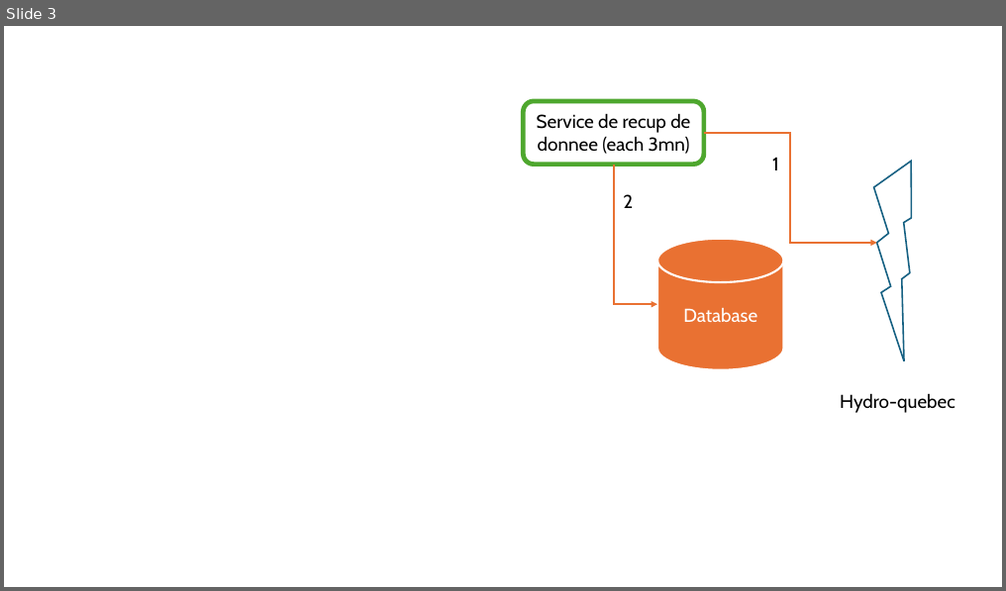
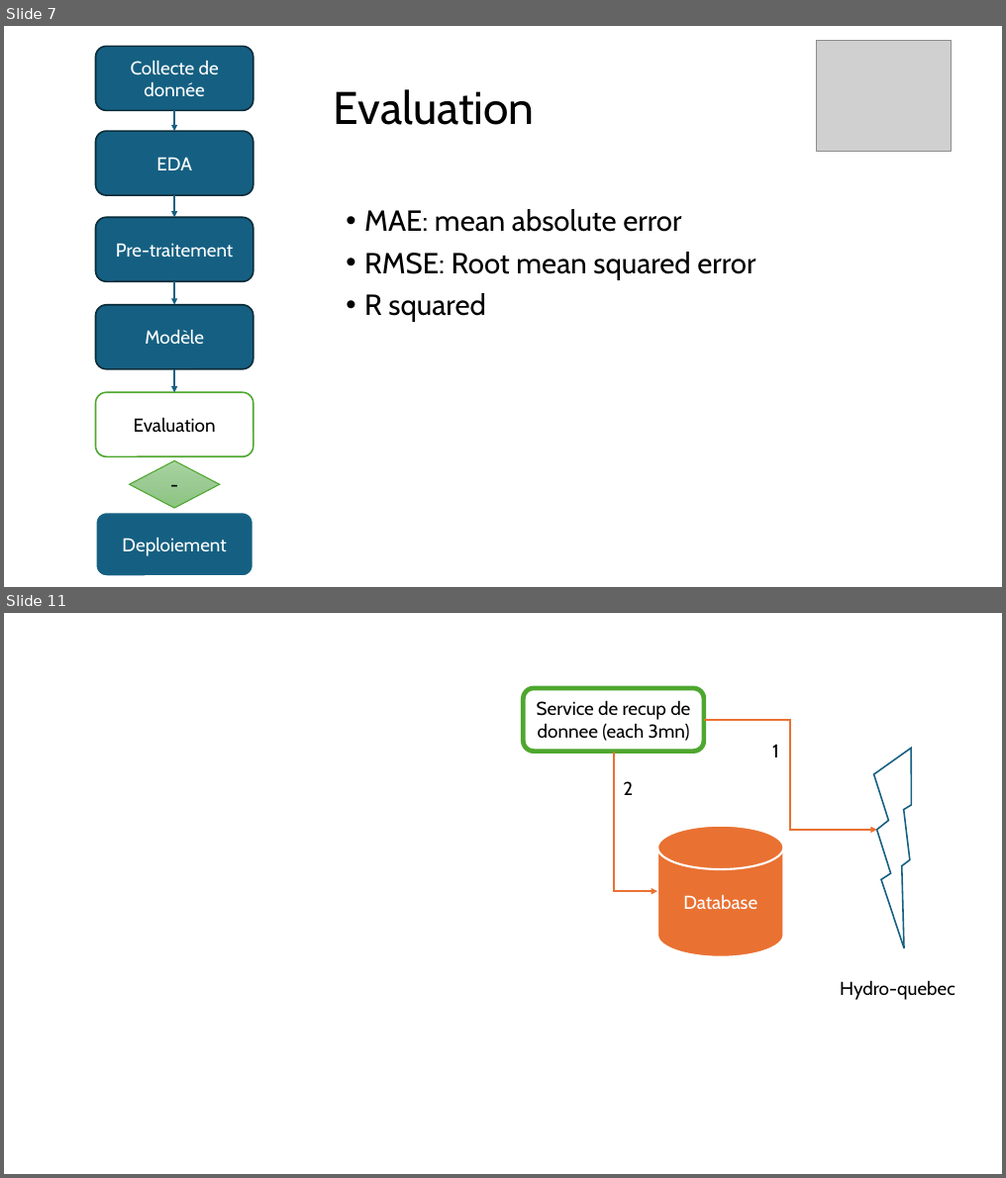
Before and after one commit to seelfidha/hydro-quebec-prediction, a slide deck: prez/architecture.pptx. Shown one above the other, each under a label of ours: slide 3 before the commit, slides 7 and 11 after it; the slides between them are not shown. The pictures are 1006x591 and 1006x1178 pixels, drawn with LibreOffice and Linux fonts; fonts in the diff are those of the drawing; grey boxes stand for pictures. Boxes give left, top, right and bottom in pixels: in the first picture for what was removed or moved away, otherwise in the second. Text is boxed around its words. In the diff, an @@ line names an element or a change of style, - is before the commit and + after.

```diff
--- a/prez/architecture.pptx
+++ b/prez/architecture.pptx
@@ slide 7 added at <box>4,26,1002,587</box>, background #FFFFFF @@
@@ rounded rectangle added at <box>95,46,253,110</box>, fill #156082, outline #092A39 1.5 pt, 18 pt, text #FFFFFF @@
+Collecte de donnée
@@ picture added at <box>816,40,951,151</box> @@
@@ arrow added from (174, 110) to (174, 131), #156082 1.5 pt @@
@@ title added at <box>334,89,535,125</box>, 44 pt, text #000000 @@
+Evaluation
@@ rounded rectangle added at <box>95,131,253,195</box>, fill #156082, outline #092A39 1.5 pt, 18 pt, text #FFFFFF @@
+EDA
@@ arrow added from (174, 195) to (174, 218), #156082 1.5 pt @@
@@ rounded rectangle added at <box>95,218,253,282</box>, fill #156082, outline #092A39 1.5 pt, 18 pt, text #FFFFFF @@
+Pre-traitement
@@ text added at <box>364,209,755,322</box>, 28 pt, text #000000 @@
+• MAE: mean absolute error
+• RMSE: Root mean squared error
+• R squared
@@ arrow added from (174, 282) to (174, 305), #156082 1.5 pt @@
@@ rounded rectangle added at <box>95,305,253,370</box>, fill #156082, outline #092A39 1.5 pt, 18 pt, text #FFFFFF @@
+Modèle
@@ arrow added from (174, 370) to (174, 393), #156082 1.5 pt @@
@@ rounded rectangle added at <box>95,393,253,458</box>, fill #FFFFFF, outline #4EA72E 1.5 pt, 18 pt, text #000000 @@
+Evaluation
@@ diamond added at <box>129,461,219,508</box>, fill gradient #A8D5A0 to #9CCA94 to #8AC680, outline #4EA72E 1 pt, 18 pt, text #000000 @@
+-
@@ rounded rectangle added at <box>95,513,253,577</box>, fill #156082, outline #FFFFFF 2 pt, 18 pt, text #FFFFFF @@
+Deploiement
@@ what was slide 3 is now slide 11 @@
```
Also in this commit, not shown: 2 slides changed, 14 other slides added, 5 other files.
